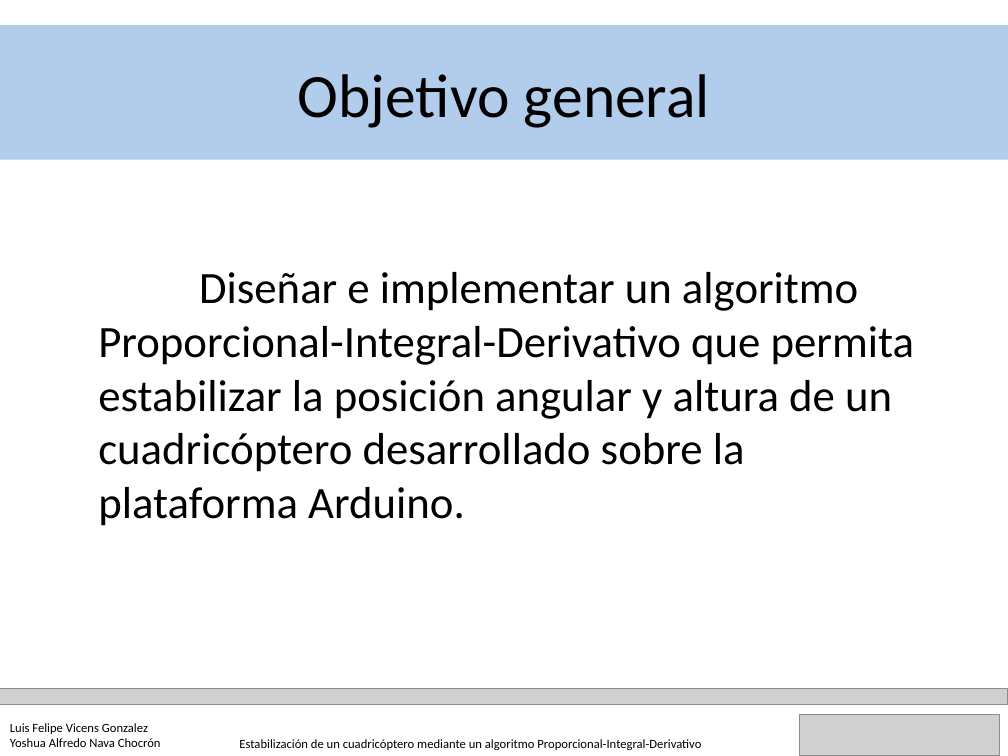
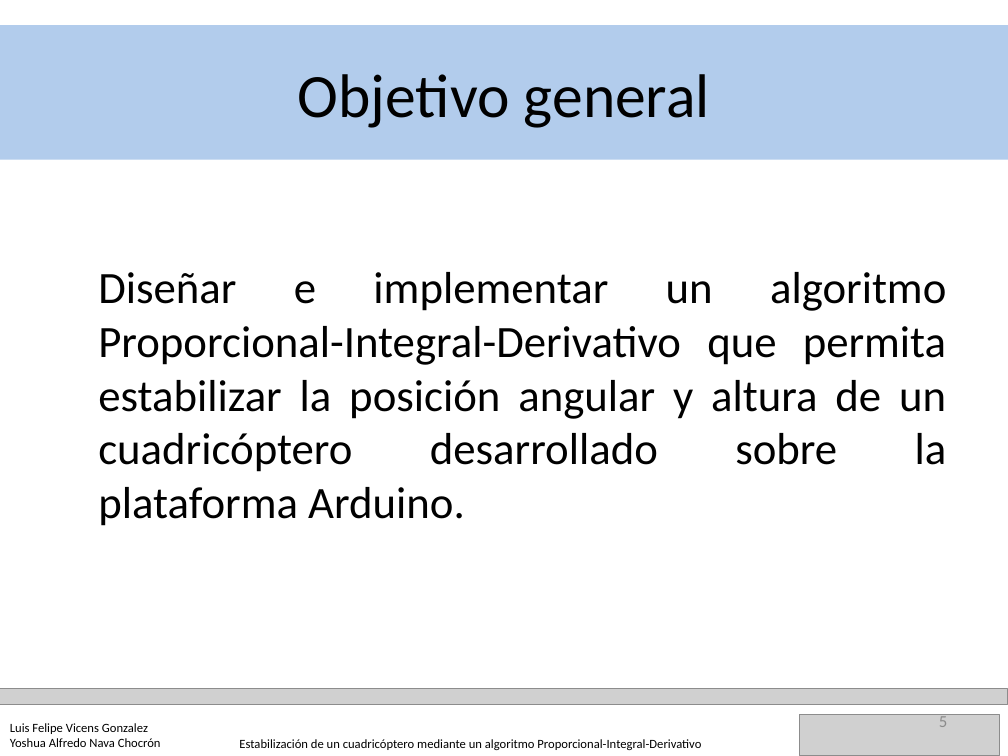
Before and after one commit to YoshuaNava/TesisCuadricoptero, a slide deck: slide 5 of Documento/Defensa TEG animaciones.pptx. Drawn at 1008x756 pixels with LibreOffice and Linux fonts; fonts in the diff are those of the drawing; grey boxes stand for pictures. Boxes give left, top, right and bottom in pixels: in the first picture for what was removed or moved away, otherwise in the second. Text is boxed around its words. In the diff, an @@ line names an element or a change of style, - is before the commit and + after.

```diff
--- a/Documento/Defensa TEG animaciones.pptx
+++ b/Documento/Defensa TEG animaciones.pptx
@@ text "Diseñar e implementar un algoritmo ..." at [98,272,947,526]: alignment left to justified @@
@@ page number added at [939,714,947,727], 12 pt, text #8C8C8C @@
+5
```
Also in this commit, not shown: 22 other slides changed, 4 other files.
